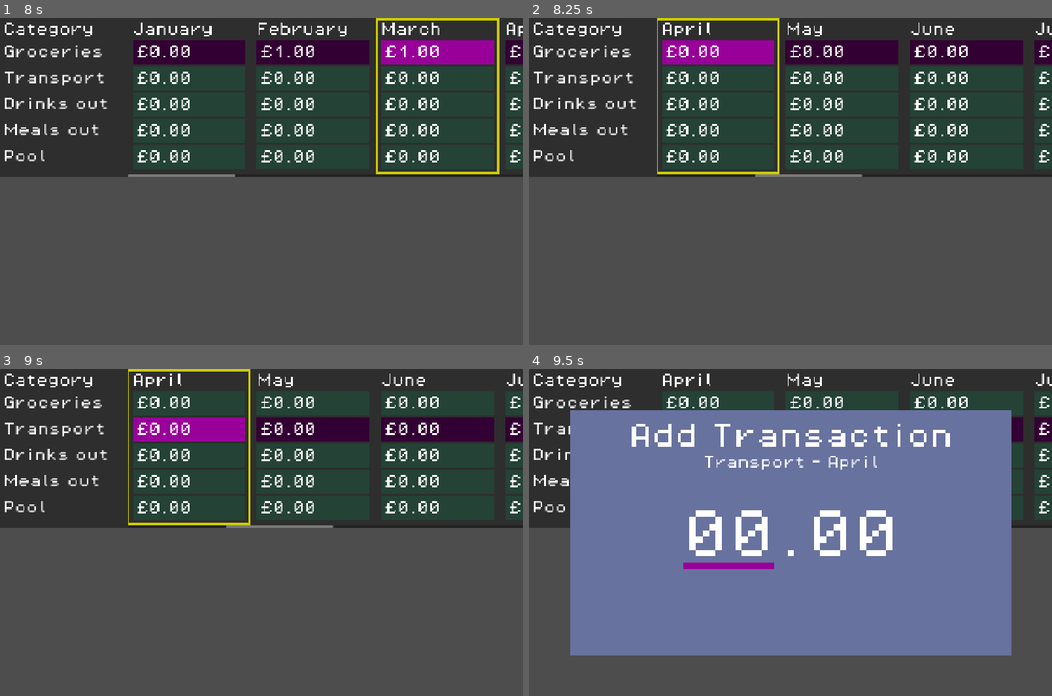
Above: before the commit, frames 1-4 (two rows, left to right).
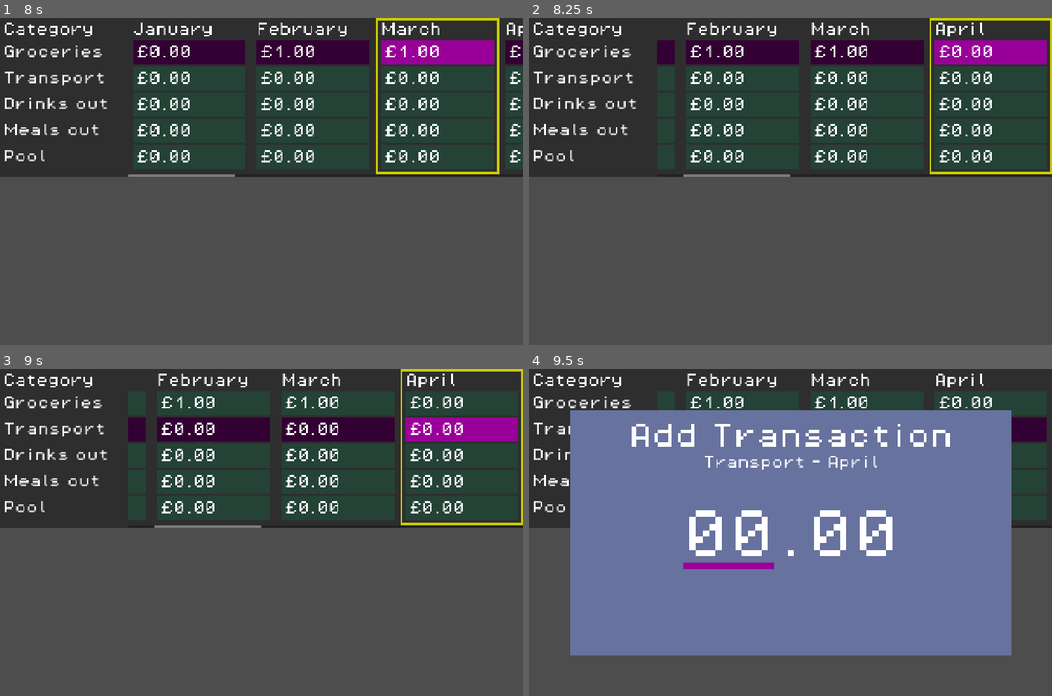
Above: after the commit, the same moments.

Repository: phrasmotica/budget-visualiser
Game: Godot game, scene res://scenes/ui/spreadsheet_ui/spreadsheet_ui.tscn
Same seed, same stepped clock (60 frames per second), same inputs: the game is played once before the commit and once after it. This scene is started directly instead of the project's main scene.
Inputs:
- Up to frame 1 (8 s): tap Enter (ui_accept) at 0.5, 0.77, 1.25, 1.52, 2, 2.75, 3.02, 3.5, 3.77, 4.25, 4.52, 6.02, 6.77, 7.52 s; hold Right (ui_right) 0.53-1.28 s; tap Shift (bulk_modifier) every 0.75 s from 0.6 to 7.35 s; hold Down (ui_down) 1.28-2.03 s; hold Right (ui_right) 2.03-2.78 s; hold Up (ui_up) 2.78-3.53 s; hold Left (ui_left) 3.53-5.03 s; hold Down (ui_down) 5.03-5.78 s; hold Right (ui_right) 5.78-6.53 s; hold Up (ui_up) 6.53-7.28 s; hold Right (ui_right) from 7.28 s (still down)
- Up to frame 2 (8.25 s): release Right (ui_right) at 8.03 s; hold Down (ui_down) from 8.03 s (still down); tap Shift (bulk_modifier) at 8.1 s
- Up to frame 3 (9 s): release Down (ui_down) at 8.78 s; hold Left (ui_left) from 8.78 s (still down); tap Shift (bulk_modifier) at 8.85 s
- Up to frame 4 (9.5 s): keep holding Left (ui_left); tap Enter (ui_accept) at 9.02 s

Frame 1 is identical in both runs. In frame 2, 9.5% of the frame differs, in the area x 24-100%, y 0-49%; in frame 3, 9.4%; in frame 4, 1.8%.

Commit message:
Fully fix YearGrid horizontal scrolling

Diff:
--- a/scenes/ui/year_grid/states/year_grid_state_idle.gd
+++ b/scenes/ui/year_grid/states/year_grid_state_idle.gd
@@ -1,5 +1,8 @@
 class_name YearGridStateIdle
 extends YearGridState
+
+var _needs_to_scroll_left := false
+var _needs_to_scroll_right := false
 
 func _enter_tree() -> void:
 	print("%s is now idle" % _year_grid.name)
@@ -34,9 +37,11 @@
 	_month_grid_manager.inject_budget(data)
 
 func _on_move_right() -> void:
+	_needs_to_scroll_right = true
 	_month_grid_manager.highlight(_index_tracker.next())
 
 func _on_move_left() -> void:
+	_needs_to_scroll_left = true
 	_month_grid_manager.highlight(_index_tracker.previous())
 
 func _on_highlighted_grid_changed(grid: MonthGrid) -> void:
@@ -46,11 +51,15 @@
 	if _year_grid.scroll_horizontal <= left and _year_grid.scroll_horizontal + _year_grid.size.x >= right:
 		return
 
-	# TODO: improve this scrolling behaviour further
-	var scroll_amount_left := left - _year_grid.scroll_horizontal
-	var scroll_amount_right := right - _year_grid.scroll_horizontal
+	var year_grid_end := int(_year_grid.scroll_horizontal + _year_grid.size.x)
+	var scroll_amount_end := right - year_grid_end
 
-	if scroll_amount_left < scroll_amount_right:
+	if _needs_to_scroll_right:
+		_needs_to_scroll_right = false
+
+		_year_grid.scroll_horizontal += scroll_amount_end
+
+	if _needs_to_scroll_left:
+		_needs_to_scroll_left = false
+
 		_year_grid.scroll_horizontal = left
-	else:
-		_year_grid.scroll_horizontal = right
